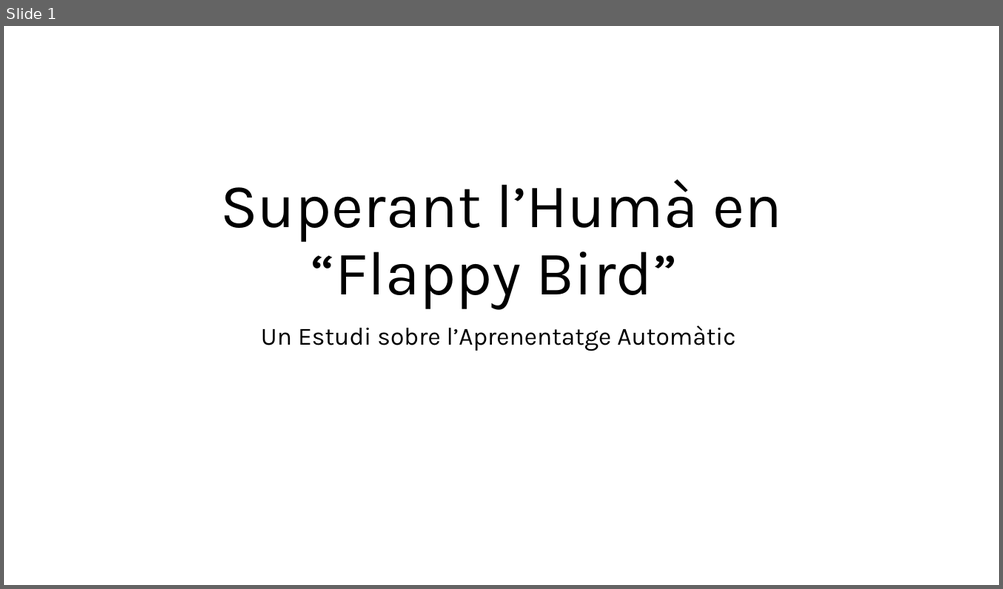
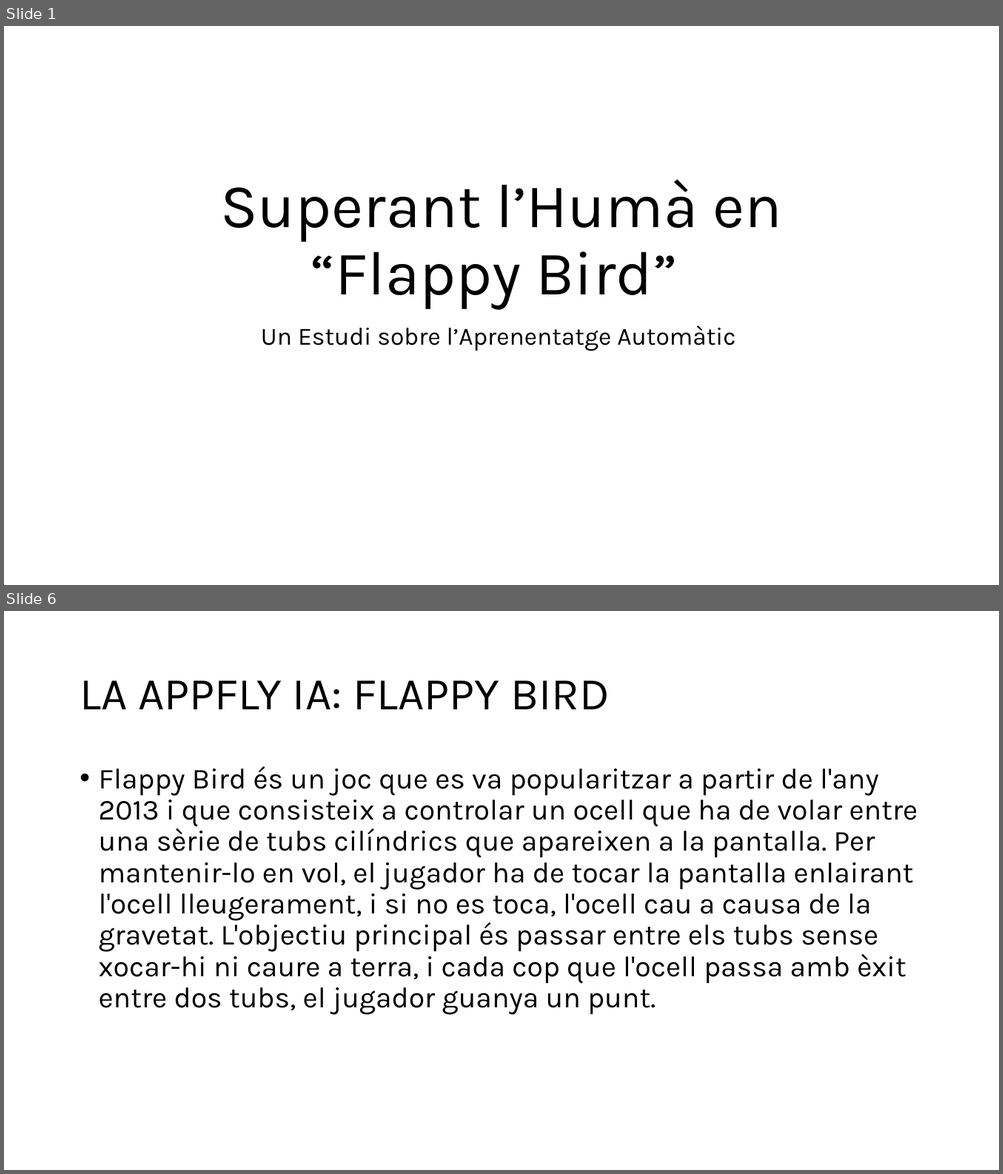
Before and after one commit to FerrerJan/Treball-de-Recerca-IA, a slide deck: TR_ESCRIT/SUPERANT-L'HUMÀ.pptx. Shown one above the other, each under a label of ours: slide 1 before the commit, slides 1 and 6 after it; the slides between them are not shown. The pictures are 1003x589 and 1003x1174 pixels, drawn with LibreOffice and Linux fonts; fonts in the diff are those of the drawing. Boxes give left, top, right and bottom in pixels: in the first picture for what was removed or moved away, otherwise in the second. Text is boxed around its words. In the diff, an @@ line names an element or a change of style, - is before the commit and + after.

```diff
--- a/TR_ESCRIT/SUPERANT-L'HUMÀ.pptx
+++ b/TR_ESCRIT/SUPERANT-L'HUMÀ.pptx
@@ slide 6 added at [4, 611, 999, 1170], background #FFFFFF @@
@@ title added at [79, 681, 609, 709], 44 pt, text #000000 @@
+LA APPFLY IA: FLAPPY BIRD
@@ text added at [99, 766, 918, 1015], 28 pt, text #000000 @@
+• Flappy Bird és un joc que es va popularitzar a partir de l'any 2013 i que consisteix a controlar un ocell que ha de volar entre una sèrie de tubs cilíndrics que apareixen a la pantalla. Per mantenir-lo en vol, el jugador ha de tocar la pantalla enlairant l'ocell lleugerament, i si no es toca, l'ocell cau a causa de la gravetat. L'objectiu principal és passar entre els tubs sense xocar-hi ni caure a terra, i cada cop que l'ocell passa amb èxit entre dos tubs, el jugador guanya un punt.
```
Also in this commit, not shown: 12 other slides added, 1 slide removed.
